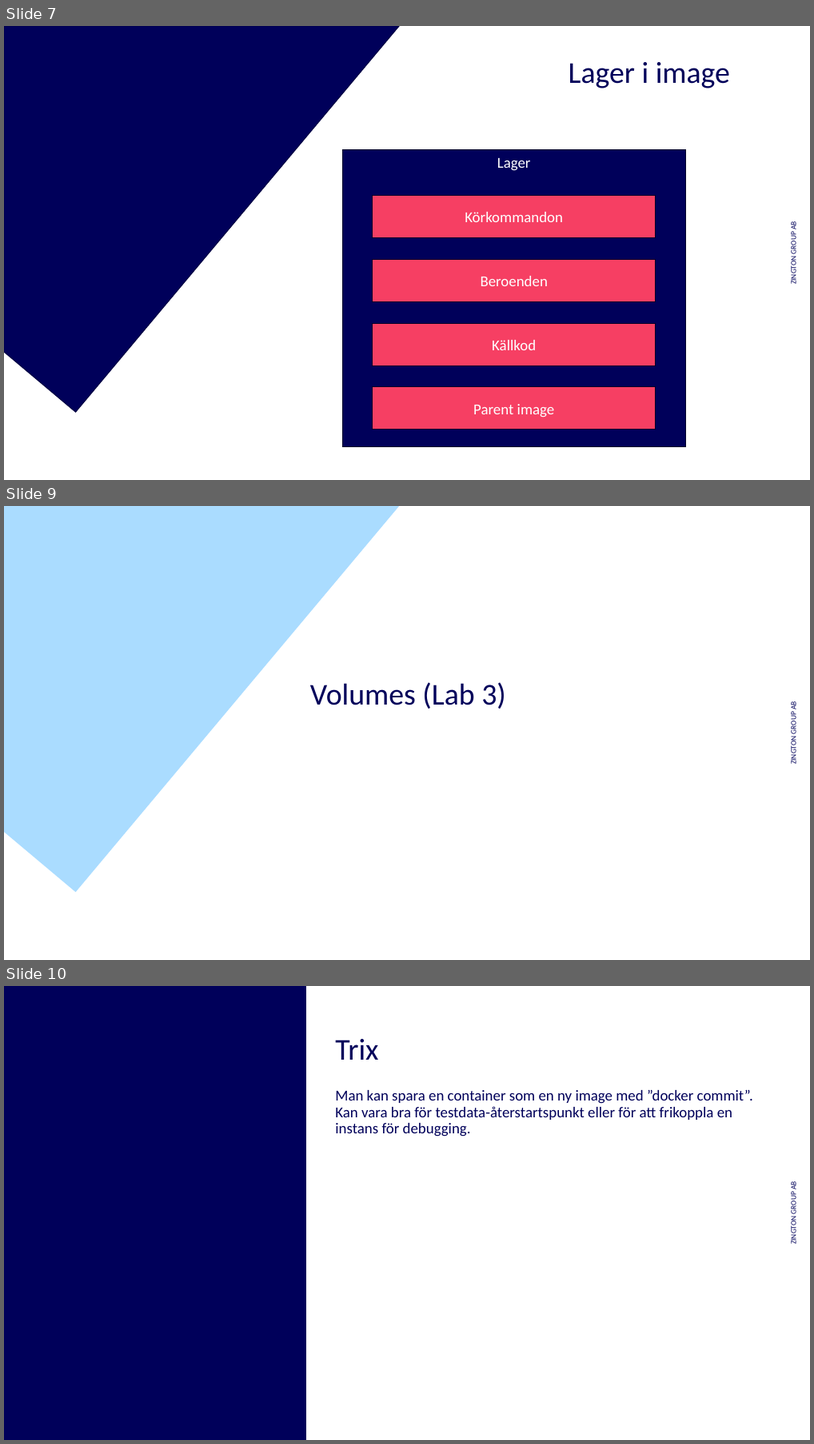
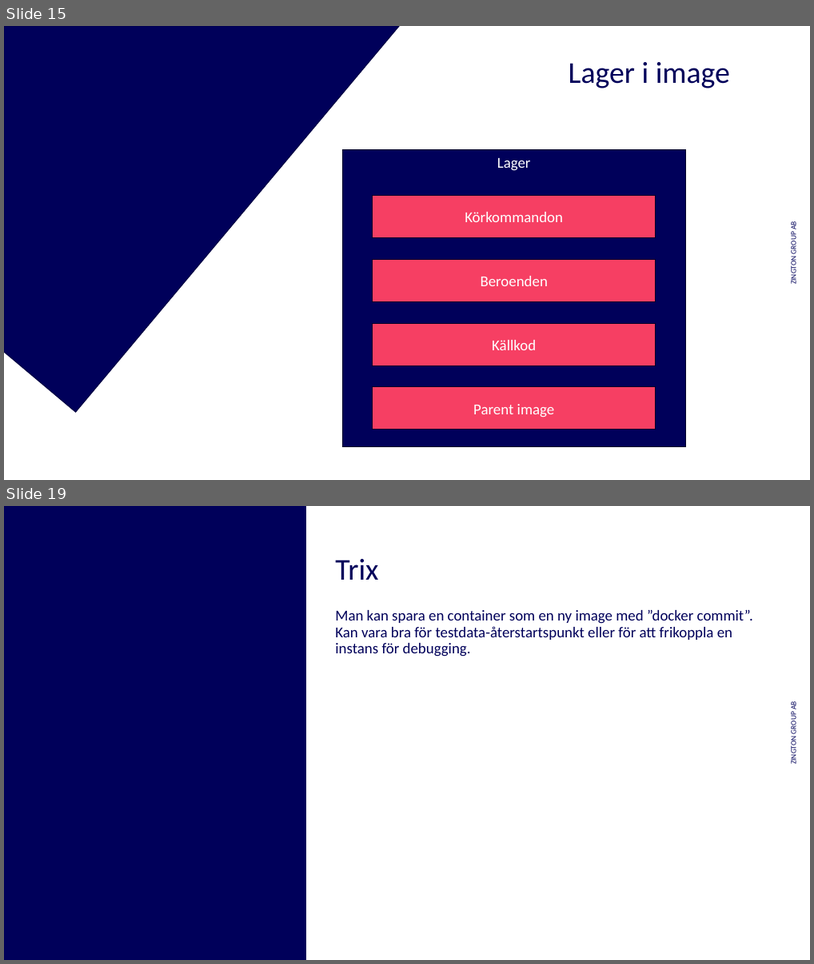
Before and after one commit to kejsardamberg/docker-hackaton, a slide deck: res/DevOps_hackaton.pptx. Shown one above the other, each under a label of ours: slides 7, 9 and 10 before the commit, slides 15 and 19 after it; the slides between them are not shown. The pictures are 814x1444 and 814x964 pixels, drawn with LibreOffice and Linux fonts; fonts in the diff are those of the drawing; background and template pictures are left out. Boxes give left, top, right and bottom in pixels: in the first picture for what was removed or moved away, otherwise in the second. Text is boxed around its words. In the diff, an @@ line names an element or a change of style, - is before the commit and + after.

```diff
--- a/res/DevOps_hackaton.pptx
+++ b/res/DevOps_hackaton.pptx
@@ slide 9 removed at (x1=4, y1=506, x2=810, y2=960), background #FFFFFF; not listed: 1 template element that a slide beside it also shows @@
@@ freeform shape removed at (x1=4, y1=506, x2=400, y2=892) @@
@@ title removed at (x1=310, y1=682, x2=506, y2=708) @@
-Volumes (Lab 3)
@@ what was slide 7 is now slide 15 @@
@@ what was slide 10 is now slide 19 @@
```
Also in this commit, not shown: 4 slides changed, 11 slides added, 4 other files.
